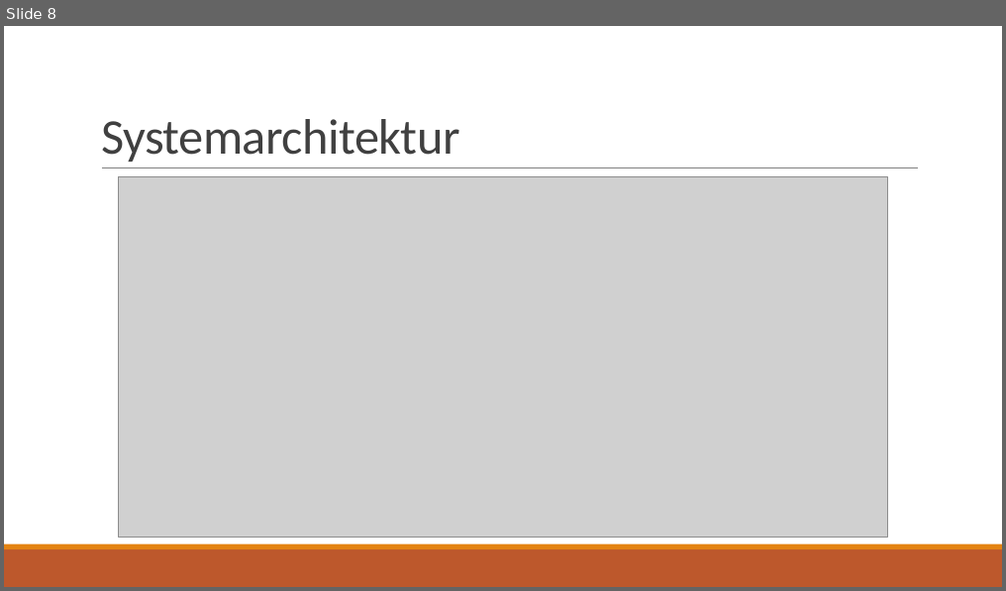
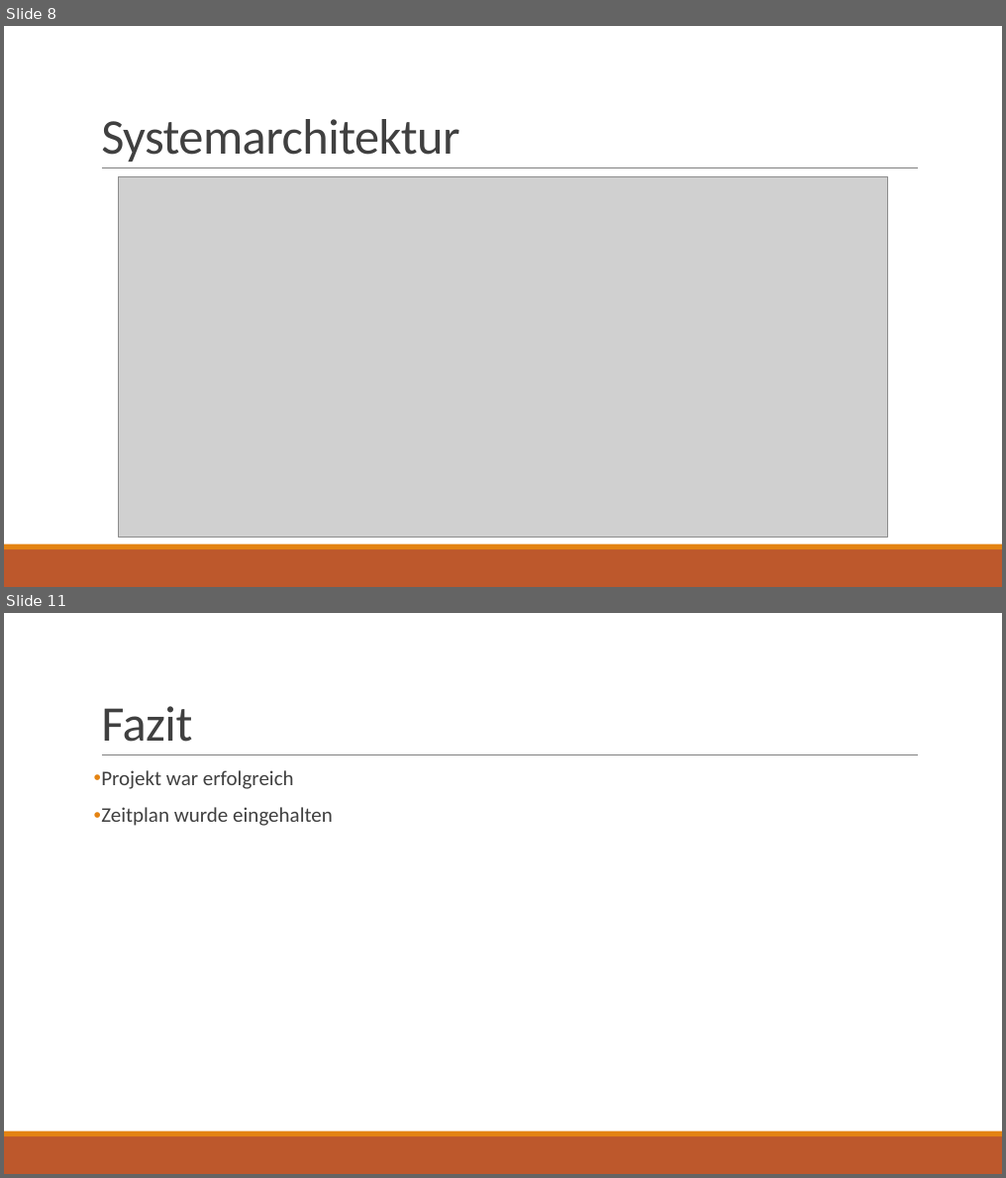
Before and after one commit to raphael-s/M306, a slide deck: docs/Projektpräsentation.pptx. Shown one above the other, each under a label of ours: slide 8 before the commit, slides 8 and 11 after it; the slides between them are not shown. The pictures are 1006x591 and 1006x1178 pixels, drawn with LibreOffice and Linux fonts; fonts in the diff are those of the drawing; grey boxes stand for pictures. Boxes give left, top, right and bottom in pixels: in the first picture for what was removed or moved away, otherwise in the second. Text is boxed around its words. In the diff, an @@ line names an element or a change of style, - is before the commit and + after.

```diff
--- a/docs/Projektpräsentation.pptx
+++ b/docs/Projektpräsentation.pptx
@@ slide 11 added at (x1=4, y1=613, x2=1002, y2=1174), background #FFFFFF; not listed: 3 template elements that a slide beside it also shows @@
@@ title added at (x1=101, y1=706, x2=192, y2=742), 48 pt, text #404040 @@
+Fazit
@@ text added at (x1=101, y1=770, x2=333, y2=826), 20 pt, text #404040 @@
+• Projekt war erfolgreich
+• Zeitplan wurde eingehalten
```
Also in this commit, not shown: 4 slides changed, 3 other slides added, 3 slides removed, 1 other file.
